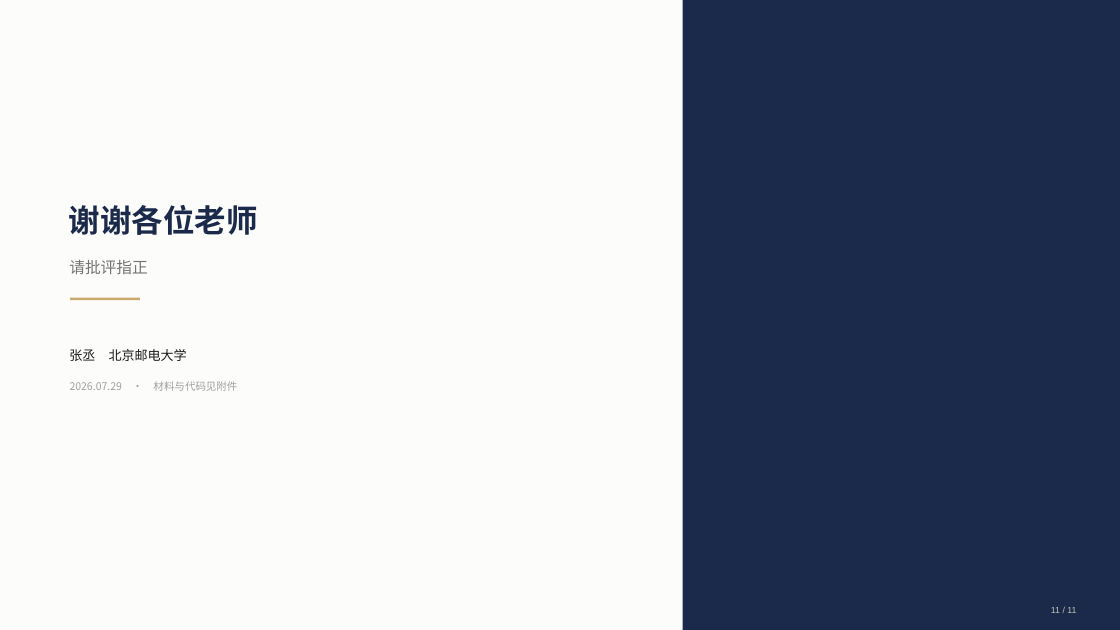
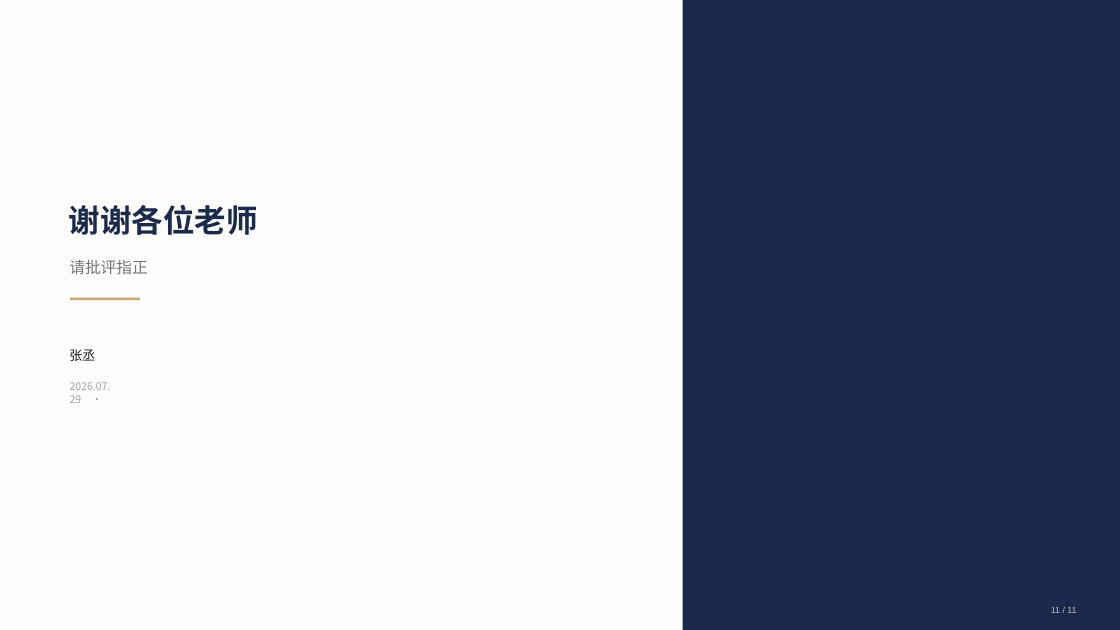
Before and after one commit to zz2cc/iqa-agent-framework, a slide deck: slide 11 of docs/汇报_swiss.pptx. Drawn at 1120x630 pixels with LibreOffice and Linux fonts; fonts in the diff are those of the drawing. Boxes give left, top, right and bottom in pixels: in the first picture for what was removed or moved away, otherwise in the second. Text is boxed around its words. In the diff, an @@ line names an element or a change of style, - is before the commit and + after.

```diff
--- a/docs/汇报_swiss.pptx
+++ b/docs/汇报_swiss.pptx
@@ text at <box>69,349,95,361</box>: text changed @@
-张丞 北京邮电大学
+张丞
@@ text at <box>70,382,111,403</box>: text changed @@
-2026.07.29 · 材料与代码见附件
+2026.07.29 ·
```
Also in this commit, not shown: 8 other slides changed, 5 other files.
